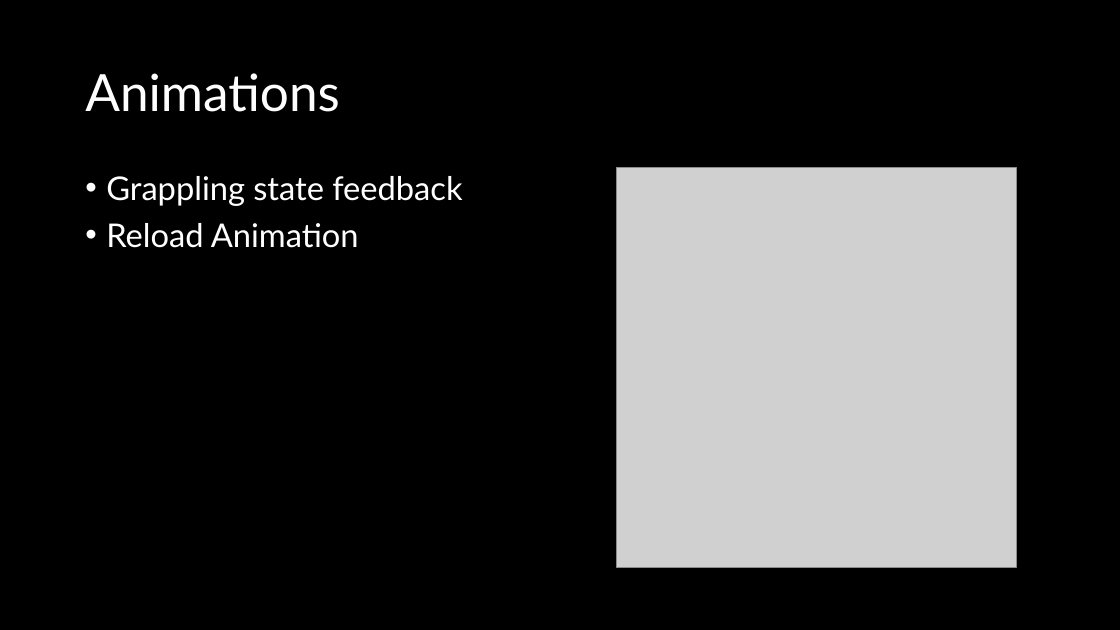
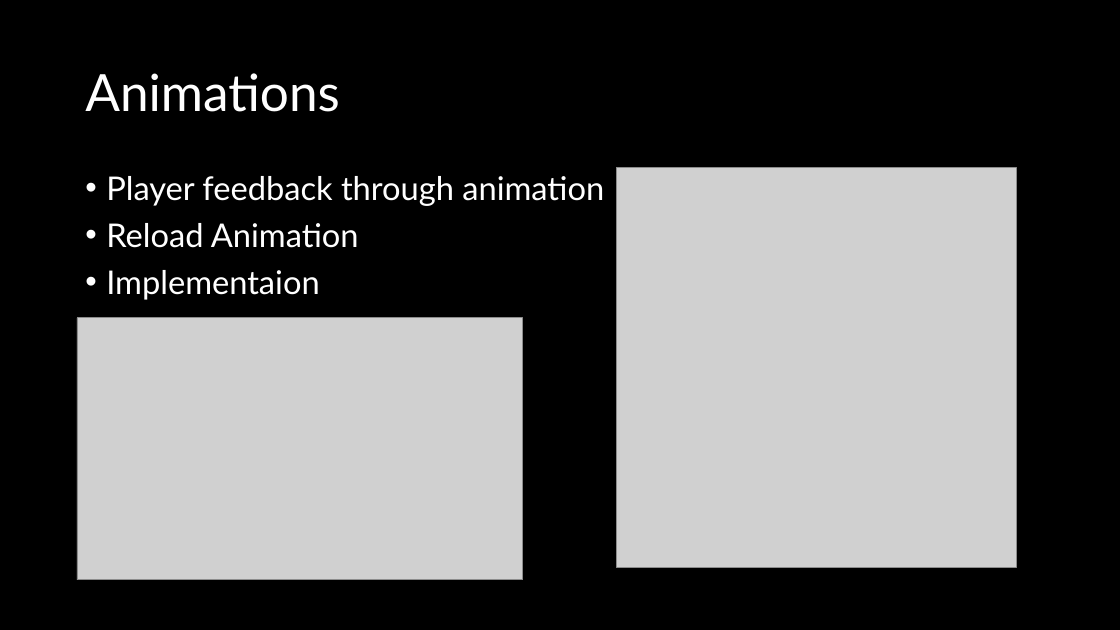
Before and after one commit to Zephyr-The-Rival/Grapple, a slide deck: slide 9 of Presentation/Portfolio Project.pptx. Drawn at 1120x630 pixels with LibreOffice and Linux fonts; fonts in the diff are those of the drawing; grey boxes stand for pictures. Boxes give left, top, right and bottom in pixels: in the first picture for what was removed or moved away, otherwise in the second. Text is boxed around its words. In the diff, an @@ line names an element or a change of style, - is before the commit and + after.

```diff
--- a/Presentation/Portfolio Project.pptx
+++ b/Presentation/Portfolio Project.pptx
@@ text at (x1=106, y1=176, x2=604, y2=206): text changed @@
-• Grappling state feedback
+• Player feedback through animation
@@ text at (x1=106, y1=270, x2=319, y2=300): paragraph added @@
+• Implementaion
@@ picture added at (x1=77, y1=318, x2=523, y2=580) @@
```
Also in this commit, not shown: 1 slide added, 3 other files.
